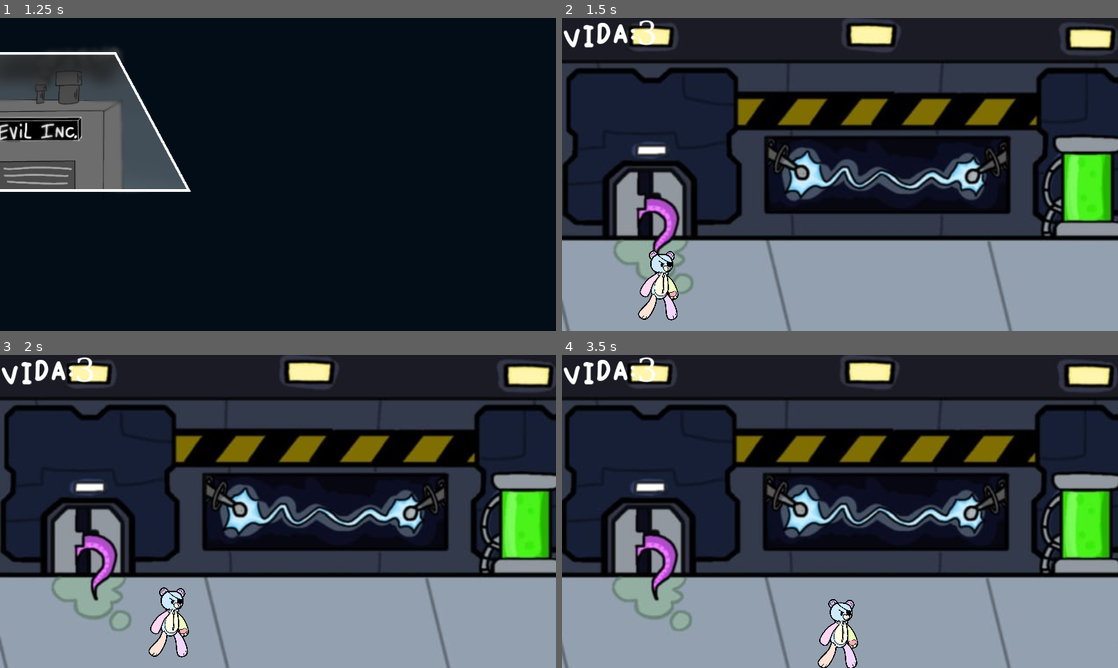
Above: before the commit, frames 1-4 (two rows, left to right).
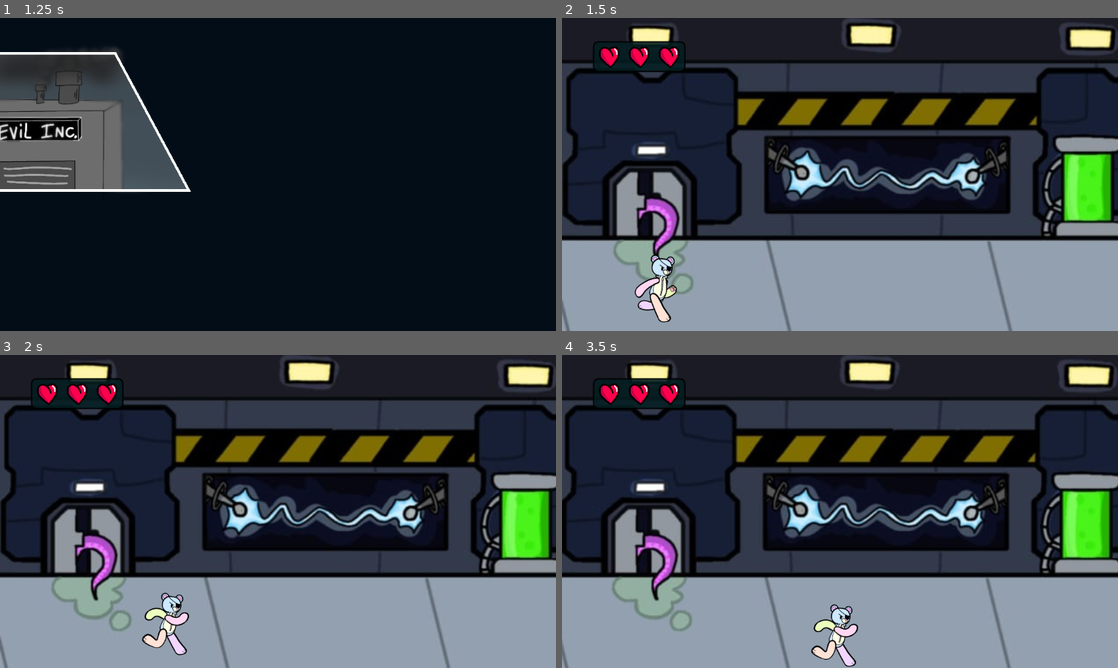
Above: after the commit, the same moments.

Repository: IsaacoHamsto/runawaybeargame
Game: Godot game, scene res://Scenes/UI/MainMenu.tscn
The game is run twice, just before and just after one commit, with the same random seed, the same clock (stepped at 60 frames per second) and the same inputs.
Inputs:
- Up to frame 1 (1.25 s): click "JOGAR" at 0.5 s
- Up to frame 2 (1.5 s): tap Enter (ui_accept) at 1.25 s; hold Right (ui_right) from 1.28 s (still down); hold Enter (ui_accept) from 1.28 s (still down)
- Up to frame 3 (2 s): keep holding Right (ui_right); keep holding Enter (ui_accept)
- Up to frame 4 (3.5 s): release Right (ui_right) at 2.03 s; release Enter (ui_accept) at 2.03 s; hold Down (ui_down) 2.03-2.78 s; tap Enter (ui_accept) at 2.1, 2.27, 2.57, 2.75 s; hold Right (ui_right) from 2.78 s (still down); hold Enter (ui_accept) from 2.78 s (still down)

Frame 1 is identical in both runs. In frame 2, 2.5% of the frame differs, in the area x 0-23%, y 0-98%; in frame 3, 2.6%; in frame 4, 2.6%, in the area x 0-54%, y 0-100%.

Commit message:
Adicionar display de vida e sprites do Bear

Diff:
--- a/Resources/Fonts/MainTheme.tres
+++ b/Resources/Fonts/MainTheme.tres
@@ -46,6 +46,23 @@
 shadow_color = Color(0.278431, 0.34902, 0.501961, 0.6)
 shadow_size = 2
 shadow_offset = Vector2(2, 2)
+
+[sub_resource type="StyleBoxFlat" id="StyleBoxFlat_o7uwr"]
+content_margin_left = 0.0
+content_margin_top = 0.0
+content_margin_right = 0.0
+content_margin_bottom = 0.0
+bg_color = Color(0.0117647, 0.117647, 0.129412, 0.85098)
+border_width_left = 3
+border_width_top = 3
+border_width_right = 3
+border_width_bottom = 3
+border_color = Color(0, 0, 0, 0.862745)
+corner_radius_top_left = 10
+corner_radius_top_right = 10
+corner_radius_bottom_right = 10
+corner_radius_bottom_left = 10
+corner_detail = 5
 
 [sub_resource type="StyleBoxFlat" id="StyleBoxFlat_fq3jj"]
 bg_color = Color(0, 0.341176, 0.376471, 0.913725)
@@ -102,6 +119,7 @@
 Button/styles/hover = SubResource("StyleBoxFlat_unasq")
 Button/styles/normal = SubResource("StyleBoxFlat_8hr8k")
 Button/styles/pressed = SubResource("StyleBoxFlat_0eoy8")
+Panel/styles/panel = SubResource("StyleBoxFlat_o7uwr")
 PanelContainer/styles/panel = SubResource("StyleBoxFlat_fq3jj")
 TabBar/styles/tab_selected = SubResource("StyleBoxFlat_xkr5o")
 TabContainer/styles/tab_selected = SubResource("StyleBoxFlat_rfgvf")
--- a/Scenes/Characters/Player.tscn
+++ b/Scenes/Characters/Player.tscn
@@ -1,30 +1,9 @@
-[gd_scene load_steps=12 format=3 uid="uid://cao8gebq4hppf"]
+[gd_scene load_steps=13 format=3 uid="uid://cao8gebq4hppf"]
 
 [ext_resource type="Script" path="res://Scripts/Player.gd" id="1_3mrn3"]
-[ext_resource type="Texture2D" uid="uid://cpc15aw8g7ebc" path="res://Resources/BEAR_sprite.png" id="1_j16ud"]
+[ext_resource type="Texture2D" uid="uid://wwkx74k6rogv" path="res://Resources/BEAR/bear_spritesheet.png" id="2_gassm"]
 [ext_resource type="Script" path="res://Scripts/HitBox.gd" id="3_of08f"]
 [ext_resource type="Script" path="res://Scripts/HurtBox.gd" id="4_tfncd"]
-
-[sub_resource type="SpriteFrames" id="SpriteFrames_6g33a"]
-animations = [{
-"frames": [],
-"loop": true,
-"name": &"attack",
-"speed": 5.0
-}, {
-"frames": [{
-"duration": 1.0,
-"texture": ExtResource("1_j16ud")
-}],
-"loop": true,
-"name": &"idle",
-"speed": 5.0
-}, {
-"frames": [],
-"loop": true,
-"name": &"walk",
-"speed": 5.0
-}]
 
 [sub_resource type="CapsuleShape2D" id="CapsuleShape2D_7645u"]
 radius = 16.0
@@ -43,7 +22,7 @@
 tracks/0/type = "value"
 tracks/0/imported = false
 tracks/0/enabled = true
-tracks/0/path = NodePath("AnimatedSprite2D/HitboxArea2D/CollisionShape2D:disabled")
+tracks/0/path = NodePath("Sprite2D/HitboxArea2D/CollisionShape2D:disabled")
 tracks/0/interp = 1
 tracks/0/loop_wrap = true
 tracks/0/keys = {
@@ -55,7 +34,7 @@
 tracks/1/type = "value"
 tracks/1/imported = false
 tracks/1/enabled = true
-tracks/1/path = NodePath("AnimatedSprite2D/HitboxArea2D/CollisionShape2D/Polygon2D:visible")
+tracks/1/path = NodePath("Sprite2D/HitboxArea2D/CollisionShape2D/Polygon2D:visible")
 tracks/1/interp = 1
 tracks/1/loop_wrap = true
 tracks/1/keys = {
@@ -64,13 +43,25 @@
 "update": 1,
 "values": [false]
 }
+tracks/2/type = "value"
+tracks/2/imported = false
+tracks/2/enabled = true
+tracks/2/path = NodePath("Sprite2D:frame")
+tracks/2/interp = 1
+tracks/2/loop_wrap = true
+tracks/2/keys = {
+"times": PackedFloat32Array(0),
+"transitions": PackedFloat32Array(1),
+"update": 1,
+"values": [0]
+}
 
 [sub_resource type="Animation" id="Animation_2js2a"]
 resource_name = "attack"
 tracks/0/type = "value"
 tracks/0/imported = false
 tracks/0/enabled = true
-tracks/0/path = NodePath("AnimatedSprite2D/HitboxArea2D/CollisionShape2D:disabled")
+tracks/0/path = NodePath("Sprite2D/HitboxArea2D/CollisionShape2D:disabled")
 tracks/0/interp = 1
 tracks/0/loop_wrap = true
 tracks/0/keys = {
@@ -82,7 +73,7 @@
 tracks/1/type = "value"
 tracks/1/imported = false
 tracks/1/enabled = true
-tracks/1/path = NodePath("AnimatedSprite2D/HitboxArea2D/CollisionShape2D/Polygon2D:visible")
+tracks/1/path = NodePath("Sprite2D/HitboxArea2D/CollisionShape2D/Polygon2D:visible")
 tracks/1/interp = 1
 tracks/1/loop_wrap = true
 tracks/1/keys = {
@@ -92,10 +83,44 @@
 "values": [false, true, false]
 }
 
+[sub_resource type="Animation" id="Animation_sn8ii"]
+resource_name = "idle"
+loop_mode = 1
+tracks/0/type = "value"
+tracks/0/imported = false
+tracks/0/enabled = true
+tracks/0/path = NodePath("Sprite2D:frame")
+tracks/0/interp = 1
+tracks/0/loop_wrap = true
+tracks/0/keys = {
+"times": PackedFloat32Array(0),
+"transitions": PackedFloat32Array(1),
+"update": 1,
+"values": [0]
+}
+
+[sub_resource type="Animation" id="Animation_stdmb"]
+resource_name = "walk"
+length = 1.2
+tracks/0/type = "value"
+tracks/0/imported = false
+tracks/0/enabled = true
+tracks/0/path = NodePath("Sprite2D:frame")
+tracks/0/interp = 1
+tracks/0/loop_wrap = true
+tracks/0/keys = {
+"times": PackedFloat32Array(0, 0.3, 0.6, 0.9),
+"transitions": PackedFloat32Array(1, 1, 1, 1),
+"update": 1,
+"values": [2, 0, 3, 0]
+}
+
 [sub_resource type="AnimationLibrary" id="AnimationLibrary_jt7cj"]
 _data = {
 "RESET": SubResource("Animation_sfv5s"),
-"attack": SubResource("Animation_2js2a")
+"attack": SubResource("Animation_2js2a"),
+"idle": SubResource("Animation_sn8ii"),
+"walk": SubResource("Animation_stdmb")
 }
 
 [node name="PlayerBody2D" type="CharacterBody2D"]
@@ -103,37 +128,37 @@
 motion_mode = 1
 script = ExtResource("1_3mrn3")
 
-[node name="AnimatedSprite2D" type="AnimatedSprite2D" parent="."]
-position = Vector2(4, -56)
-scale = Vector2(0.1, 0.1)
-sprite_frames = SubResource("SpriteFrames_6g33a")
-animation = &"idle"
+[node name="Sprite2D" type="Sprite2D" parent="."]
+position = Vector2(4, -64)
+texture = ExtResource("2_gassm")
+hframes = 7
 
-[node name="HitboxArea2D" type="Area2D" parent="AnimatedSprite2D" groups=["hitbox"]]
-position = Vector2(-40, 560)
-scale = Vector2(10, 10)
+[node name="HitboxArea2D" type="Area2D" parent="Sprite2D" groups=["hitbox"]]
+position = Vector2(-4, 64)
 collision_layer = 4
 collision_mask = 0
 script = ExtResource("3_of08f")
 damage = 1
 
-[node name="CollisionShape2D" type="CollisionShape2D" parent="AnimatedSprite2D/HitboxArea2D"]
+[node name="CollisionShape2D" type="CollisionShape2D" parent="Sprite2D/HitboxArea2D"]
 position = Vector2(72, -80)
 rotation = -1.5708
 shape = SubResource("CapsuleShape2D_7645u")
 disabled = true
 
-[node name="Polygon2D" type="Polygon2D" parent="AnimatedSprite2D/HitboxArea2D/CollisionShape2D"]
+[node name="Polygon2D" type="Polygon2D" parent="Sprite2D/HitboxArea2D/CollisionShape2D"]
 visible = false
 color = Color(0.282353, 0.662745, 1, 1)
 polygon = PackedVector2Array(16, -32, 0, -48, -16, -32, -16, 32, -7.62939e-06, 48, 16, 32)
 
-[node name="HurtboxArea2D" type="Area2D" parent="AnimatedSprite2D"]
+[node name="HurtboxArea2D" type="Area2D" parent="Sprite2D"]
+position = Vector2(0, 8)
+scale = Vector2(0.1, 0.1)
 collision_layer = 4
 collision_mask = 2
 script = ExtResource("4_tfncd")
 
-[node name="HurtBoxShape2D" type="CollisionShape2D" parent="AnimatedSprite2D/HurtboxArea2D"]
+[node name="HurtBoxShape2D" type="CollisionShape2D" parent="Sprite2D/HurtboxArea2D"]
 position = Vector2(-40, -240)
 scale = Vector2(10, 10)
 shape = SubResource("CapsuleShape2D_rgkh6")
@@ -153,3 +178,5 @@
 libraries = {
 "": SubResource("AnimationLibrary_jt7cj")
 }
+
+[node name="AudioStreamPlayer" type="AudioStreamPlayer" parent="."]
--- a/Scenes/Main.tscn
+++ b/Scenes/Main.tscn
@@ -17,7 +17,10 @@
 z_index = -1
 
 [node name="ScientistSpawn" type="Marker2D" parent="."]
-position = Vector2(1536, 624)
+position = Vector2(1808, 540)
+
+[node name="AgentSpawn1" type="Marker2D" parent="."]
+position = Vector2(1282, 537)
 
 [node name="YSort" type="Node2D" parent="."]
 y_sort_enabled = true
--- a/Scenes/UI/HUD.tscn
+++ b/Scenes/UI/HUD.tscn
@@ -1,9 +1,11 @@
-[gd_scene load_steps=6 format=3 uid="uid://c72u8lga501u6"]
+[gd_scene load_steps=8 format=3 uid="uid://c72u8lga501u6"]
 
 [ext_resource type="Script" path="res://Scripts/HUD.gd" id="1_s0wbu"]
 [ext_resource type="FontFile" uid="uid://b15ui78hvfg7i" path="res://Resources/Bubbly-Regular.otf" id="2_jnmvm"]
 [ext_resource type="PackedScene" uid="uid://bhlimsgsx376r" path="res://Scenes/UI/PauseMenu.tscn" id="3_cct4x"]
 [ext_resource type="PackedScene" uid="uid://cco8stx16555c" path="res://Scenes/UI/GameOverMenu.tscn" id="4_1rkex"]
+[ext_resource type="Theme" uid="uid://os7lai20iikc" path="res://Resources/Fonts/MainTheme.tres" id="5_6jovv"]
+[ext_resource type="Texture2D" uid="uid://b3uh1kf2cxy2i" path="res://Resources/Heart.png" id="5_hjcgu"]
 
 [sub_resource type="Theme" id="Theme_jgnuq"]
 default_font = ExtResource("2_jnmvm")
@@ -33,8 +35,10 @@
 
 [node name="HealthLabel" type="Label" parent="."]
 visible = false
-offset_right = 40.0
-offset_bottom = 23.0
+offset_left = 69.0
+offset_top = 69.0
+offset_right = 251.0
+offset_bottom = 140.0
 theme = SubResource("Theme_jgnuq")
 theme_override_font_sizes/font_size = 68
 text = "VIDAS:"
@@ -46,5 +50,48 @@
 process_mode = 3
 visible = false
 
+[node name="HealthPanel" type="Panel" parent="."]
+offset_left = 64.0
+offset_top = 48.0
+offset_right = 256.0
+offset_bottom = 112.0
+theme = ExtResource("5_6jovv")
+
+[node name="MarginContainer" type="MarginContainer" parent="HealthPanel"]
+layout_mode = 1
+anchors_preset = 15
+anchor_right = 1.0
+anchor_bottom = 1.0
+grow_horizontal = 2
+grow_vertical = 2
+theme_override_constants/margin_left = 5
+theme_override_constants/margin_top = 5
+theme_override_constants/margin_right = 5
+theme_override_constants/margin_bottom = 5
+
+[node name="HBoxContainer" type="HBoxContainer" parent="HealthPanel/MarginContainer"]
+layout_mode = 2
+
+[node name="Heart1" type="TextureRect" parent="HealthPanel/MarginContainer/HBoxContainer"]
+layout_mode = 2
+size_flags_horizontal = 6
+texture = ExtResource("5_hjcgu")
+expand_mode = 2
+stretch_mode = 4
+
+[node name="Heart2" type="TextureRect" parent="HealthPanel/MarginContainer/HBoxContainer"]
+layout_mode = 2
+size_flags_horizontal = 6
+texture = ExtResource("5_hjcgu")
+expand_mode = 2
+stretch_mode = 4
+
+[node name="Heart3" type="TextureRect" parent="HealthPanel/MarginContainer/HBoxContainer"]
+layout_mode = 2
+size_flags_horizontal = 6
+texture = ExtResource("5_hjcgu")
+expand_mode = 2
+stretch_mode = 4
+
 [connection signal="gameOver" from="." to="GameOverMenu" method="on_gameOver"]
 [connection signal="timeout" from="MessageTimer" to="." method="_on_messageTimer_timeout"]
--- a/Scripts/HUD.gd
+++ b/Scripts/HUD.gd
@@ -4,6 +4,9 @@
 
 var time:float = 0
 var player
+@onready var healthContainer = get_node("HealthPanel/MarginContainer/HBoxContainer")
+
+@export var test:int=3
 
 func _ready():
 	player = get_parent().get_node("YSort/Character")
@@ -16,8 +19,10 @@
 	$MessageLabel.hide()
 
 func show_health(health:int):
-	$HealthLabel.show()
-	$HealthLabel.text = str("VIDA:", health)
+	for i in healthContainer.get_children():
+		i.hide()
+	for i in range(health):
+		healthContainer.get_child(i).show()
 
 func _on_gameOver():
 	$HealthLabel.hide()
--- a/Scripts/Player.gd
+++ b/Scripts/Player.gd
@@ -7,7 +7,7 @@
 var LEVEL_EXTENSION:int = 10
 var MAX_HEALTH := 3
 
-@onready var SCALE=$AnimatedSprite2D.scale.x
+@onready var SCALE=$Sprite2D.scale.x
 @onready var animation = $AnimationPlayer
 @onready var screenSize:Vector2 = get_viewport_rect().size
 var onGameplay:bool = false
@@ -16,7 +16,7 @@
 func _ready():
 	onGameplay=true
 	position = INITIAL_POSITION
-	$AnimatedSprite2D/HurtboxArea2D/HurtBoxShape2D.set_deferred("disabled", false)
+	$Sprite2D/HurtboxArea2D/HurtBoxShape2D.set_deferred("disabled", false)
 	health = MAX_HEALTH
 
 func _physics_process(delta):
@@ -45,12 +45,13 @@
 	position.y = clamp(position.y, 0, screenSize.y)
 
 	if direction.x != 0:
-		$AnimatedSprite2D.scale.x = -SCALE if direction.x < 0 else SCALE
+		$Sprite2D.scale.x = -SCALE if direction.x < 0 else SCALE
+		$AnimationPlayer.play("walk")
 
 func death():
 	onGameplay=false
 	hide()
-	$AnimatedSprite2D/HurtboxArea2D/HurtBoxShape2D.set_deferred("disabled", true)
+	$Sprite2D/HurtboxArea2D/HurtBoxShape2D.set_deferred("disabled", true)
 	emit_signal("game_over")
 
 func attack():
Binary file removed: Resources/BEAR/Idle-removebg-preview.png
Binary file removed: Resources/BEAR/attack-removebg-preview.png
Binary file added: Resources/BEAR/bear_spritesheet.png
Not shown, changed: Resources/BEAR/bear_spritesheet.png.import
Binary file removed: Resources/BEAR/run6.png
Binary file added: Resources/Candy.png
Not shown, changed: Resources/Candy.png.import
Not shown: 1 places in Resources/Fonts/MainTheme.tres that only renumber resources
Binary file added: Resources/Heart.png
Not shown, changed: Resources/Heart.png.import
